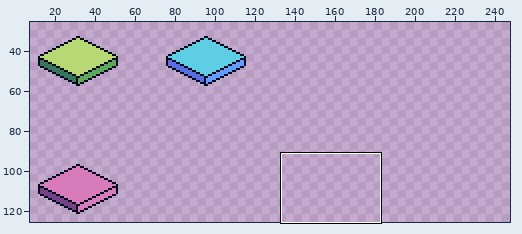
A pixel-art file gets an edit: graphics/tiles/tokens/tokens.aseprite. The picture above shows the old version from afar; the outline marks the close-up.
Close-up. Earlier state:
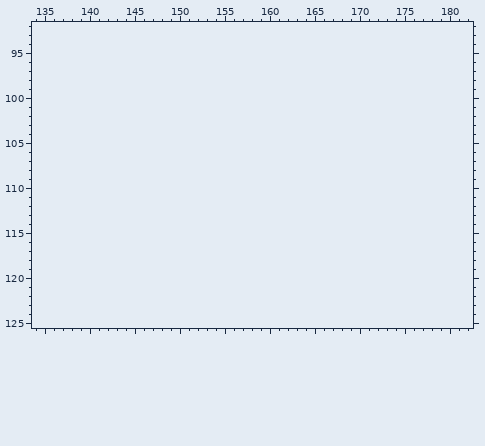
128x128 pixels, 1 frame. Colours within 5 levels of each other are drawn and written as one. Shown: x 134..182, y 92..125. The old version is drawn lined up with the new one, on the new canvas. The wide view leaves out empty margins. The commit also changed other parts of the picture, which this record leaves out.
Now the later version:
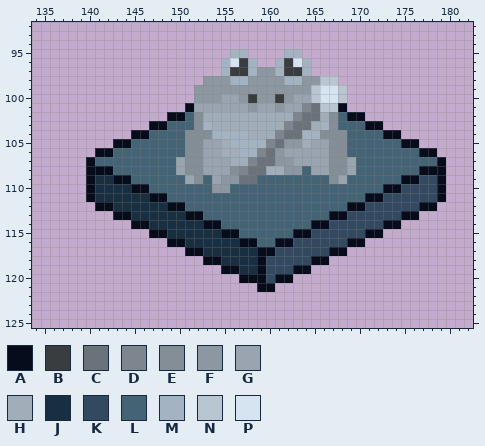
Palette (. is transparent): A #070c1d  B #393d40  C #6a727a  D #7d868f  E #848e97  F #8d97a1  G #99a4b0  H #a1adb8  J #182e41  K #32495f  L #446374  M #a3b3c2  N #b9c5d1  P #d6e4f2
Change:
canvas 128x128 -> 256x128
y 95: x 156..157 .. -> MM; x 162..163 .. -> MM
y 96: x 155..158 .... -> MPBM; x 161..164 .... -> MBPM
y 97: x 155..164 .......... -> MBBMFFMBBM
y 98: x 153..167 ............... -> FFFMMFFFFMMFFNN
y 99: x 152..168 ................. -> FFFFFFFFFFFFFNPPN
y 100: x 152..168 ................. -> FFFGGFBFFBFGGNPPN
y 101: x 151..168 .................. -> AGGGGGGFGGFGGDCNNA
y 102: x 149..170 ...................... -> AALEHHHHHHHHHHDCCHELAA
y 103: x 147..172 .......................... -> AALLLEMHHHHHHHHDCCHMELLLAA
y 104: x 145..174 .............................. -> AALLLLEEEMMMMHHHDCCMMEEELLLLAA
y 105: x 143..176 .................................. -> AALLLLLLEEGGHMMMMDCFFHGGEELLLLLLAA
y 106: x 141..178 ...................................... -> AALLLLLLLLEEGGHHMMDCFGGGGGEELLLLLLLLAA
y 107: x 140..179 ........................................ -> ALLLLLLLLLGEEGGGHHDCCFFGGGGEEGLLLLLLLLLA
y 108: x 140..179 ........................................ -> AAALLLLLLLGEEGGGEDCCHHFFLGGEEGLLLLLLLAAA
y 109: x 140..179 ........................................ -> AJJAALLLLLLGELGFFCCLLLLLLLLEGLLLLLLAAKKA
y 110: x 140..179 ........................................ -> AJJJJAALLLLLLLFFLLLLLLLLLLLLLLLLLAAKKKKA
y 111: x 140..179 ........................................ -> AJJJJJJAALLLLLLLLLLLLLLLLLLLLLLAAKKKKKKA
y 112: x 141..178 ...................................... -> AAJJJJJJAALLLLLLLLLLLLLLLLLLAAKKKKKKAA
y 113: x 143..176 .................................. -> AAJJJJJJAALLLLLLLLLLLLLLAAKKKKKKAA
y 114: x 145..174 .............................. -> AAJJJJJJAALLLLLLLLLLAAKKKKKKAA
y 115: x 147..172 .......................... -> AAJJJJJJAALLLLLLAAKKKKKKAA
y 116: x 149..170 ...................... -> AAJJJJJJAALLAAKKKKKKAA
y 117: x 151..168 .................. -> AAJJJJJJAAKKKKKKAA
y 118: x 153..166 .............. -> AAJJJJAKKKKKAA
y 119: x 155..164 .......... -> AAJJAKKKAA
y 120: x 157..162 ...... -> AAAKAA
y 121: x 159..160 .. -> AA
